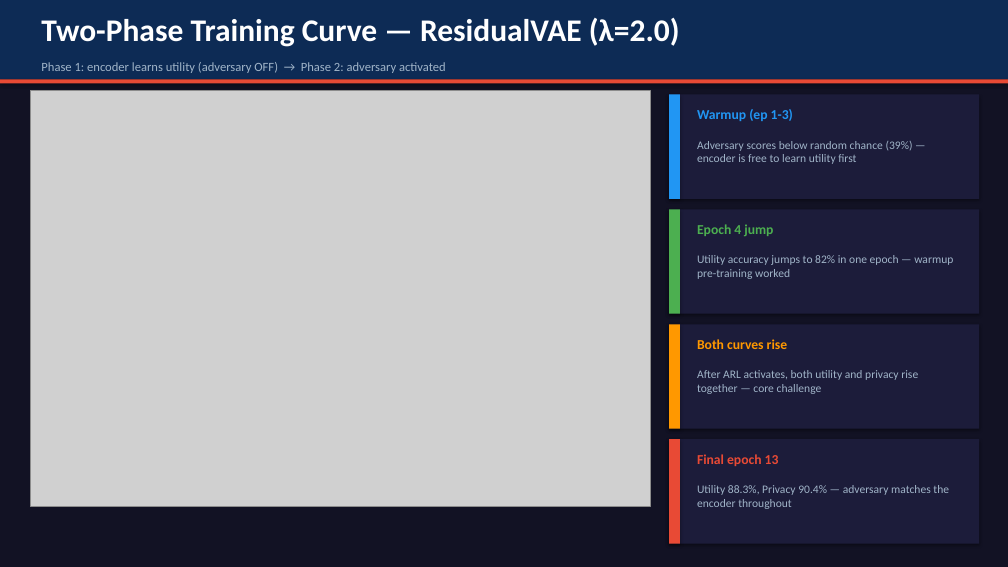
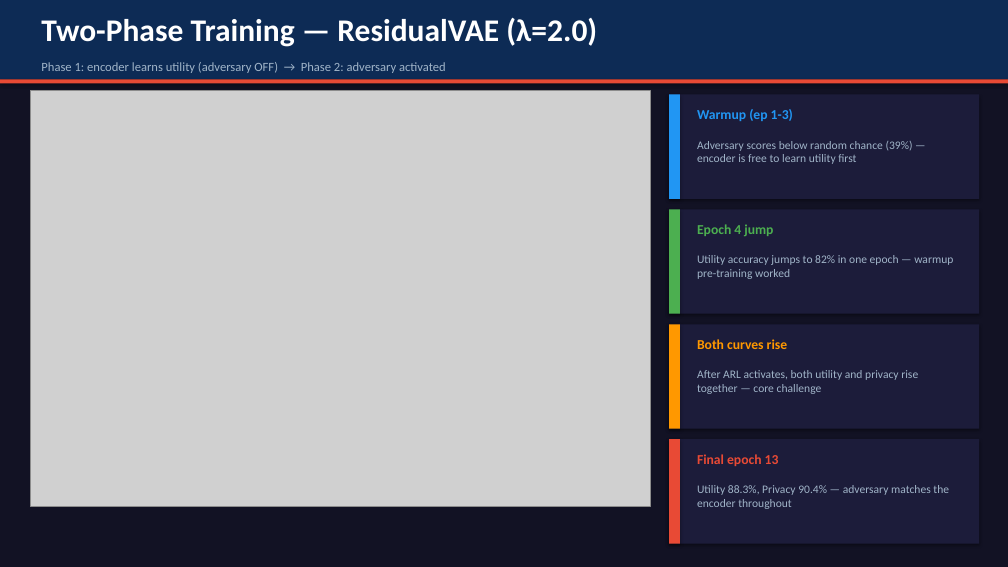
Before and after one commit to mh-mubashir/privacy-preserving-extension, a slide deck: slide 14 of Privacy_Preserving_Edge_Vision_Final.pptx (slide 13 before the commit). Drawn at 1008x567 pixels with LibreOffice and Linux fonts; fonts in the diff are those of the drawing; grey boxes stand for pictures. Boxes give left, top, right and bottom in pixels: in the first picture for what was removed or moved away, otherwise in the second. Text is boxed around its words. In the diff, an @@ line names an element or a change of style, - is before the commit and + after.

```diff
--- a/Privacy_Preserving_Edge_Vision_Final.pptx
+++ b/Privacy_Preserving_Edge_Vision_Final.pptx
@@ text at (x1=41, y1=18, x2=597, y2=47): text changed @@
-Two-Phase Training Curve — ResidualVAE (λ=2.0)
+Two-Phase Training — ResidualVAE (λ=2.0)
```
Also in this commit, not shown: 3 other slides changed, 1 slide added, 2 other files.
